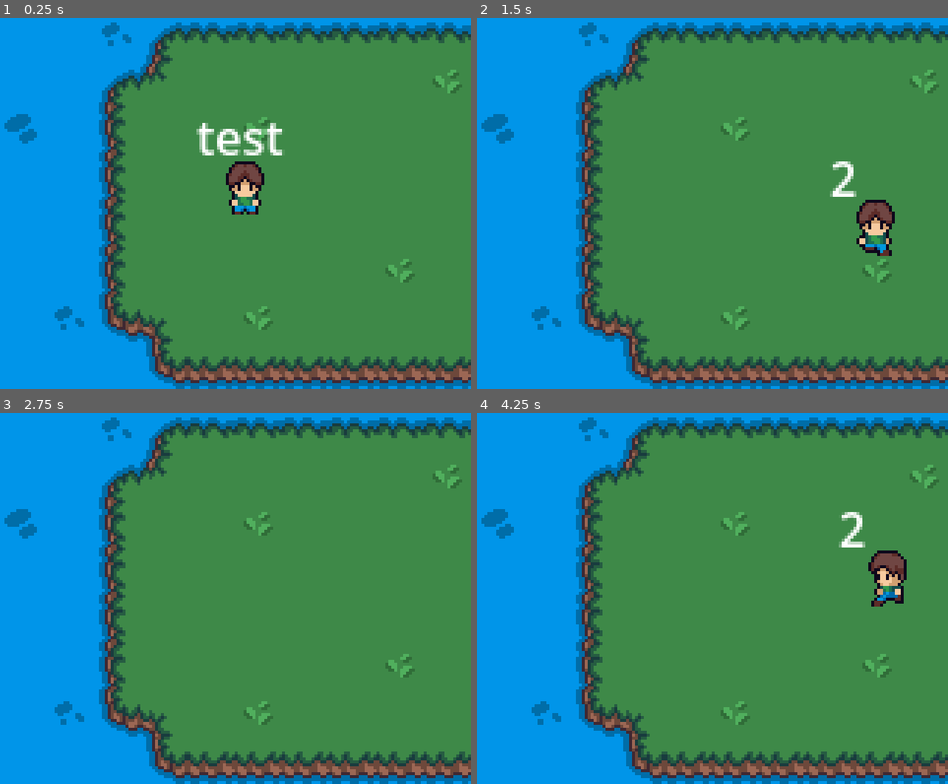
Above: before the commit, frames 1-4 (two rows, left to right).
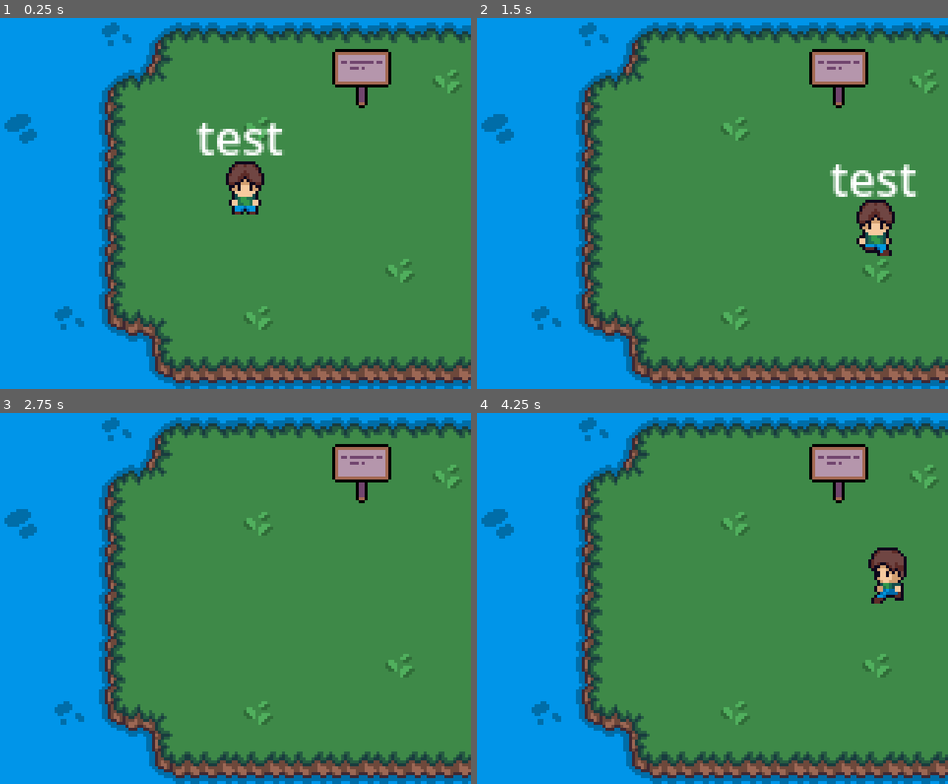
Above: after the commit, the same moments.

Repository: ColinVanderMeer/UntitledFishingGameGodot
Game: Godot game, scene res://mainIsland.tscn
Same seed, same stepped clock (60 frames per second), same inputs: the game is played once before the commit and once after it. The project has no main scene, so this scene is started directly.
Inputs:
- Up to frame 1 (0.25 s): no input
- Up to frame 2 (1.5 s): tap Enter at 0.5 s; hold Right (ui_right) 0.53-1.28 s; tap E (interact) at 0.6, 1.35 s; hold Down (ui_down) from 1.28 s (still down)
- Up to frame 3 (2.75 s): release Down (ui_down) at 2.03 s; hold Right (ui_right) from 2.03 s (still down); tap E (interact) at 2.1 s
- Up to frame 4 (4.25 s): tap Space at 2.75 s; release Right (ui_right) at 2.78 s; hold Up (ui_up) 2.78-3.53 s; tap E (interact) at 2.85, 3.6 s; tap Enter at 3.5 s; hold Left (ui_left) from 3.53 s (still down)

The runs differ from the first frame. In frame 1, 1.4% of the frame differs, in the area x 70-84%, y 8-25%; in frame 2, 2.4%, in the area x 70-94%, y 8-49%; in frame 3, 1.4%; in frame 4, 2.3%.

Commit message:
Add fishing area

Diff:
--- a/mainIsland.tscn
+++ b/mainIsland.tscn
@@ -1,8 +1,10 @@
-[gd_scene load_steps=4 format=4 uid="uid://ciob6efre70ff"]
+[gd_scene load_steps=6 format=4 uid="uid://ciob6efre70ff"]
 
 [ext_resource type="TileSet" uid="uid://5ec7aqryvhob" path="res://Tileset.tres" id="1_ouim0"]
 [ext_resource type="PackedScene" uid="uid://cv2fcay36vca2" path="res://player.tscn" id="2_2rafd"]
 [ext_resource type="PackedScene" uid="uid://c3lalbn7b8x4a" path="res://interact_area.tscn" id="3_v6m0x"]
+[ext_resource type="Script" uid="uid://bosh1ciewx1gk" path="res://interact_area.gd" id="4_q2yj1"]
+[ext_resource type="Texture2D" uid="uid://ibtljuhv4ory" path="res://assets/sign.png" id="5_p7jcx"]
 
 [node name="MainIsland" type="Node2D"]
 
@@ -13,8 +15,24 @@
 [node name="CharacterBody2D" parent="." instance=ExtResource("2_2rafd")]
 position = Vector2(83.2, 59)
 
-[node name="InteractArea" parent="." instance=ExtResource("3_v6m0x")]
-position = Vector2(124, 70)
+[node name="FishableArea" type="Area2D" parent="."]
+position = Vector2(18, 15)
+collision_layer = 2
+collision_mask = 0
+script = ExtResource("4_q2yj1")
+interact_label = "Fibsh"
+interact_type = "fish_area"
+interact_value = "This is where you would fish"
+
+[node name="CollisionPolygon2D" type="CollisionPolygon2D" parent="FishableArea"]
+polygon = PackedVector2Array(-18, -15, 142, -15, 142, -8, 36, -9, 32, 5, 19, 10, 18, 91, 34, 96, 35, 108, 41, 110, 142, 111, 142, 113, -18, 113)
+
+[node name="Sign" type="Sprite2D" parent="."]
+position = Vector2(123, 23)
+texture = ExtResource("5_p7jcx")
+
+[node name="InteractArea" parent="Sign" instance=ExtResource("3_v6m0x")]
+collision_layer = 3
 interact_label = "2"
 interact_type = "print_text"
 interact_value = "TETETET"
--- a/player.gd
+++ b/player.gd
@@ -9,6 +9,9 @@
 
 @onready var all_interactions = []
 @onready var interactLabel = $"InteractionComponents/Label"
+@onready var interactArea = $"InteractionComponents/InteractionArea"
+
+var rng = RandomNumberGenerator.new()
 
 func _physics_process(_delta):
 	velocity = input_direction * SPEED
@@ -38,12 +41,16 @@
 	match input_direction:
 		Vector2.LEFT:
 			sprite_direction = "A"
+			interactArea.rotation_degrees = 90
 		Vector2.RIGHT:
 			sprite_direction = "D"
+			interactArea.rotation_degrees = 270
 		Vector2.UP:
 			sprite_direction = "W"
+			interactArea.rotation_degrees = 180
 		Vector2.DOWN:
 			sprite_direction = "S"
+			interactArea.rotation_degrees = 0
 	return sprite_direction
 
 
@@ -66,3 +73,5 @@
 		var current_interaction = all_interactions[0]
 		match current_interaction.interact_type:
 			"print_text": print(current_interaction.interact_value)
+			"fish_area":
+				print(rng.randi_range(0,5))
--- a/player.tscn
+++ b/player.tscn
@@ -202,7 +202,7 @@
 }]
 
 [sub_resource type="RectangleShape2D" id="RectangleShape2D_khis8"]
-size = Vector2(12, 8.5)
+size = Vector2(12, 9.25)
 
 [sub_resource type="RectangleShape2D" id="RectangleShape2D_b88wv"]
 size = Vector2(14, 15)
@@ -212,10 +212,10 @@
 
 [node name="AnimatedSprite2D" type="AnimatedSprite2D" parent="."]
 sprite_frames = SubResource("SpriteFrames_ek41f")
-animation = &"IdleS"
+animation = &"IdleW"
 
 [node name="CollisionShape2D" type="CollisionShape2D" parent="."]
-position = Vector2(0, 7)
+position = Vector2(0, 7.375)
 shape = SubResource("RectangleShape2D_khis8")
 
 [node name="InteractionComponents" type="Node2D" parent="."]
Binary file added: assets/sign.png
Not shown, added: assets/sign.png.import
